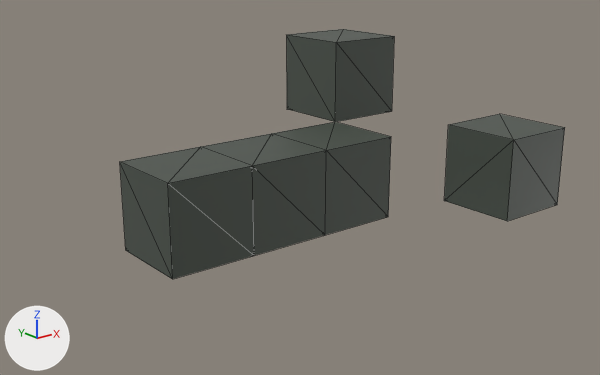
Two versions of the glTF model HANAHIME/Game/resource/user/model/terrian/Stage13.glb, one commit apart.
Rendered twice from a 50 mm lens placed at (-42.9, -72.8, 26.5), pointed at (14.2, -1.4, -2.0). The axes (+X, +Y, +Z) are drawn at lower left. The lights are the same throughout. Mesh edges are drawn as thin lines. Where no turn or scale is listed for an object, it has been applied to the vertices. Vertices at the same position are counted once.

The older version as bpy lines, for what is in view:
```python
me_立方体_088 = bpy.data.meshes.new('立方体.088')
me_立方体_088.from_pydata(...)  # 31 vertices, 60 faces; spans x -5.0..45.0, y -15.0..15.0, z -5.0..15.0
me_立方体_088.materials.append(mat_terrianmaterial_048)  # dark grey #4a5249
ob_stage13_0 = bpy.data.objects.new('Stage13_0', me_立方体_088)
ob_stage13_0.location = (0.0, 0.0, -2.0)
```
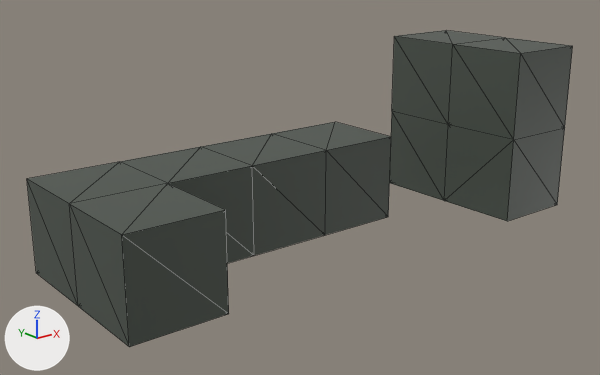
What differs and where, as boxes [x1, y1, x2, y2] in the pictures (600 x 375 px):
'Stage13_0', reshaped (23% wider, 27% taller): before [120, 29, 565, 279]; after [27, 30, 573, 347]
part 1 of me_立方体_088, built on: before [286, 29, 514, 201]; after [27, 30, 573, 347]

Patch to the scene script:
```diff
--- a/HANAHIME/Game/resource/user/model/terrian/Stage13.glb.py
+++ b/HANAHIME/Game/resource/user/model/terrian/Stage13.glb.py
@@ me_立方体_088 @@
 # used by ob_stage13_0; location = (0.0, 0.0, -2.0)
-me_立方体_088.from_pydata(...)  # 31 vertices, 60 faces; spans x -5.0..45.0, y -15.0..15.0, z -5.0..15.0
+me_立方体_088.from_pydata(...)  # 42 vertices, 108 faces; spans x -15.0..45.0, y -15.0..5.0, z -5.0..15.0
+# me_立方体_088 part 1
+# 5 vertices are removed from x 25.0..35.0, y 5.0..15.0, z 5.0..15.0
+# 14 faces are deleted
+# 11 vertices are added at x -15.0..45.0, y -15.0..5.0, z -5.0..15.0
+# 5 new vertices lie (0.0, -10.0, 0.0) away from vertices in x -15.0..35.0, y -5.0..5.0, z -5.0..15.0
+# 62 new faces join them
 me_立方体_088.materials.append(mat_terrianmaterial_048)
```
